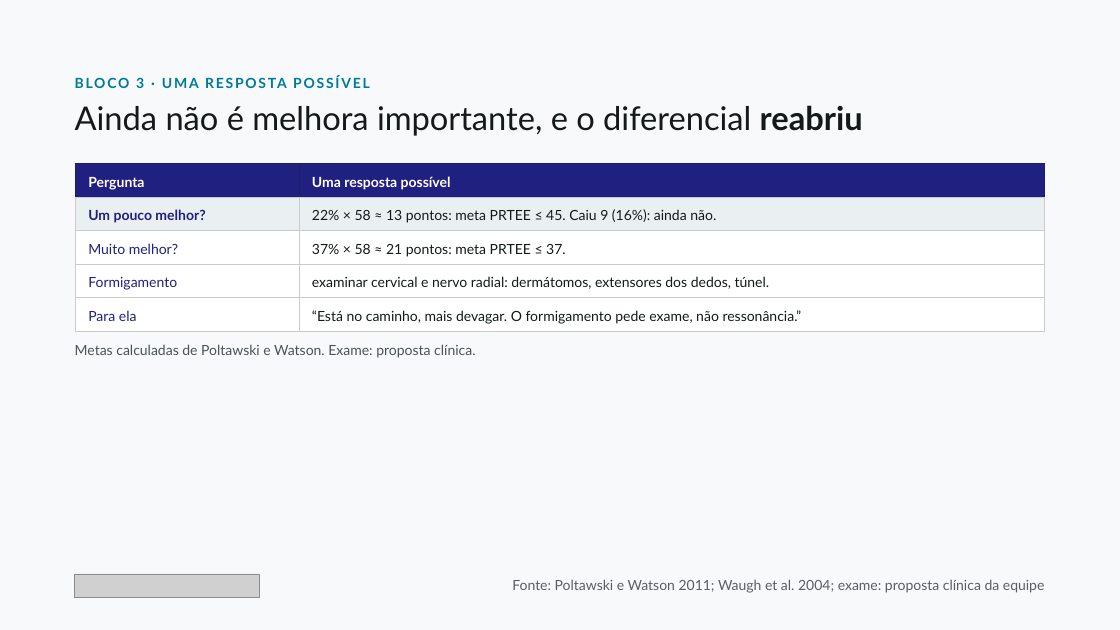
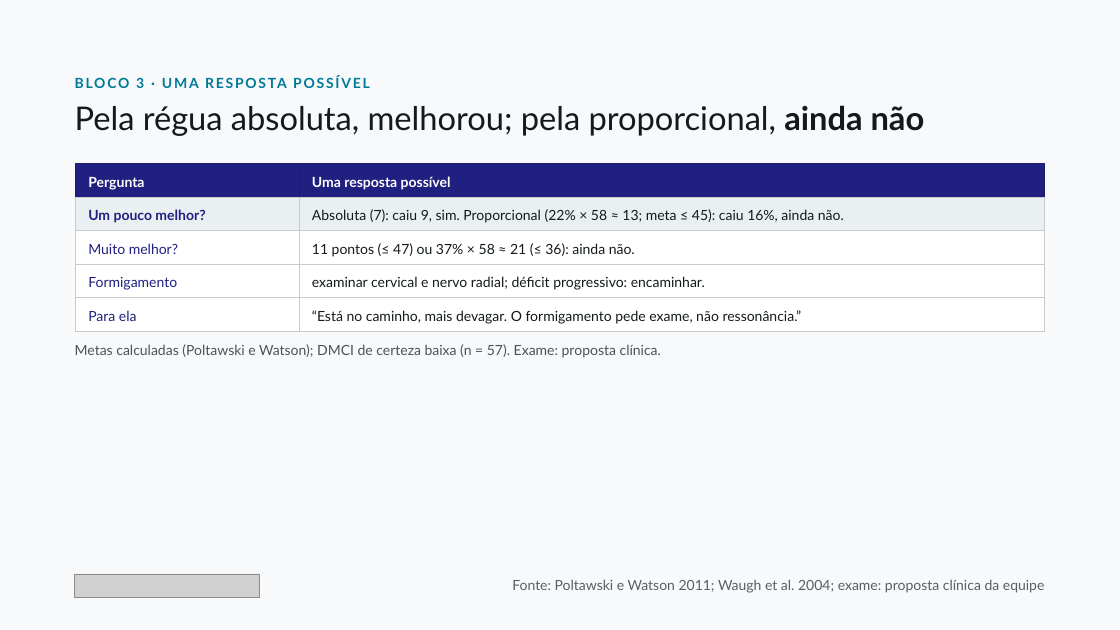
Before and after one commit to dossantosdanieel/illic, a slide deck: slide 19 of aulas/2026-11-cotovelo-lateral-1-diagnostico/04_aula/cotovelo-lateral-1-diagnostico.pptx. Drawn at 1120x630 pixels with LibreOffice and Linux fonts; fonts in the diff are those of the drawing; grey boxes stand for pictures. Boxes give left, top, right and bottom in pixels: in the first picture for what was removed or moved away, otherwise in the second. Text is boxed around its words. In the diff, an @@ line names an element or a change of style, - is before the commit and + after.

```diff
--- a/aulas/2026-11-cotovelo-lateral-1-diagnostico/04_aula/cotovelo-lateral-1-diagnostico.pptx
+++ b/aulas/2026-11-cotovelo-lateral-1-diagnostico/04_aula/cotovelo-lateral-1-diagnostico.pptx
@@ text at (75,105,925,136): text changed @@
-Ainda não é melhora importante, e o diferencial reabriu
+Pela régua absoluta, melhorou; pela proporcional, ainda não
@@ table at (76,164,1044,332) @@
-row 2, column 2: 22% × 58 ≈ 13 pontos: meta PRTEE ≤ 45. Caiu 9 (16%): ainda não.
+row 2, column 2: Absoluta (7): caiu 9, sim. Proporcional (22% × 58 ≈ 13; meta ≤ 45): caiu 16%, ainda não.
-row 3, column 2: 37% × 58 ≈ 21 pontos: meta PRTEE ≤ 37.
+row 3, column 2: 11 pontos (≤ 47) ou 37% × 58 ≈ 21 (≤ 36): ainda não.
-row 4, column 2: examinar cervical e nervo radial: dermátomos, extensores dos dedos, túnel.
+row 4, column 2: examinar cervical e nervo radial; déficit progressivo: encaminhar.
@@ text at (75,344,661,358): text changed @@
-Metas calculadas de Poltawski e Watson. Exame: proposta clínica.
+Metas calculadas (Poltawski e Watson); DMCI de certeza baixa (n = 57). Exame: proposta clínica.
```
Also in this commit, not shown: 18 other slides changed, 30 other files.
